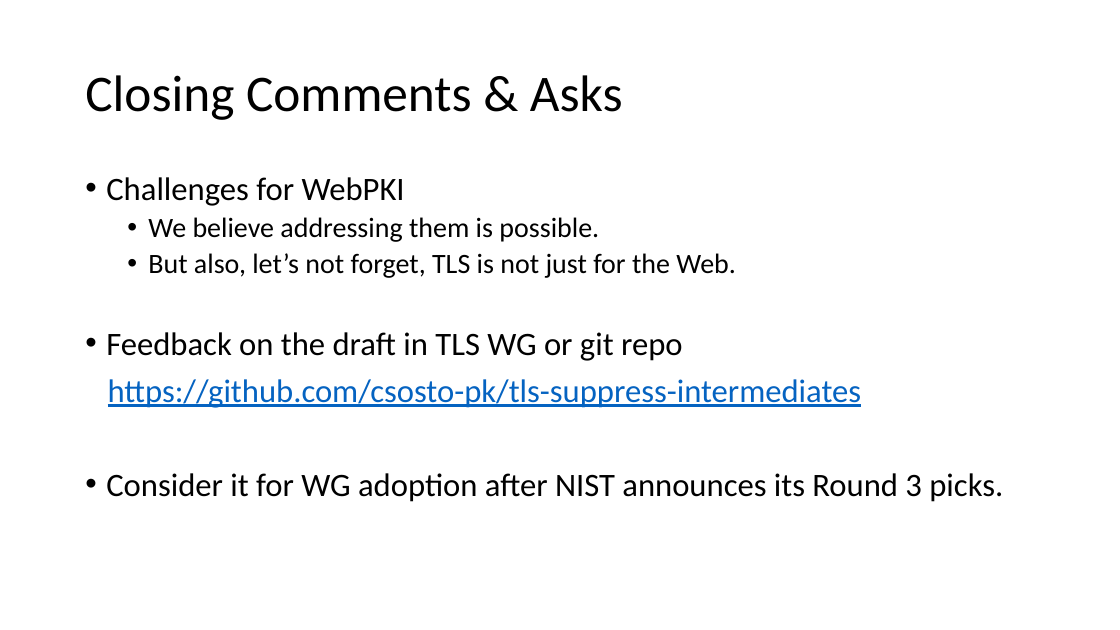
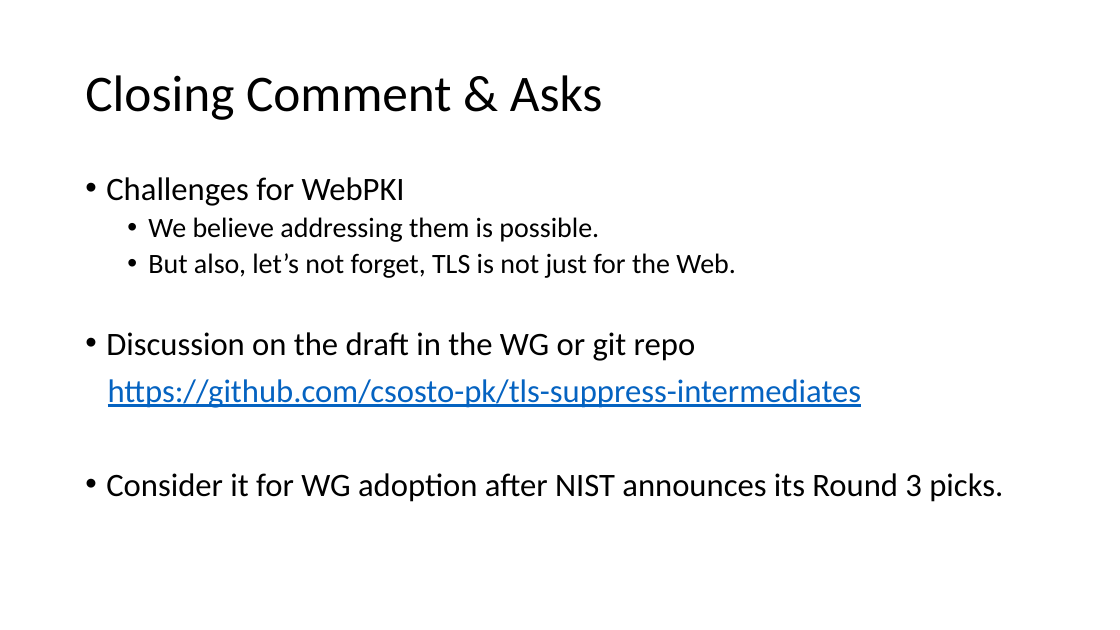
Before and after one commit to csosto-pk/tls-suppress-intermediates, a slide deck: slide 9 of IETF-presos/IETF-113 - draft-kampanakis-tls-scas-latest-00.pptx (slide 11 before the commit). Drawn at 1120x630 pixels with LibreOffice and Linux fonts; fonts in the diff are those of the drawing. Boxes give left, top, right and bottom in pixels: in the first picture for what was removed or moved away, otherwise in the second. Text is boxed around its words. In the diff, an @@ line names an element or a change of style, - is before the commit and + after.

```diff
--- a/IETF-presos/IETF-113 - draft-kampanakis-tls-scas-latest-00.pptx
+++ b/IETF-presos/IETF-113 - draft-kampanakis-tls-scas-latest-00.pptx
@@ title at <box>85,75,603,120</box>: text changed @@
-Closing Comments & Asks
+Closing Comment & Asks
@@ text at <box>106,332,696,361</box>: text changed @@
-• Feedback on the draft in TLS WG or git repo
+• Discussion on the draft in the WG or git repo
```
Also in this commit, not shown: 5 other slides changed, 2 slides removed.
